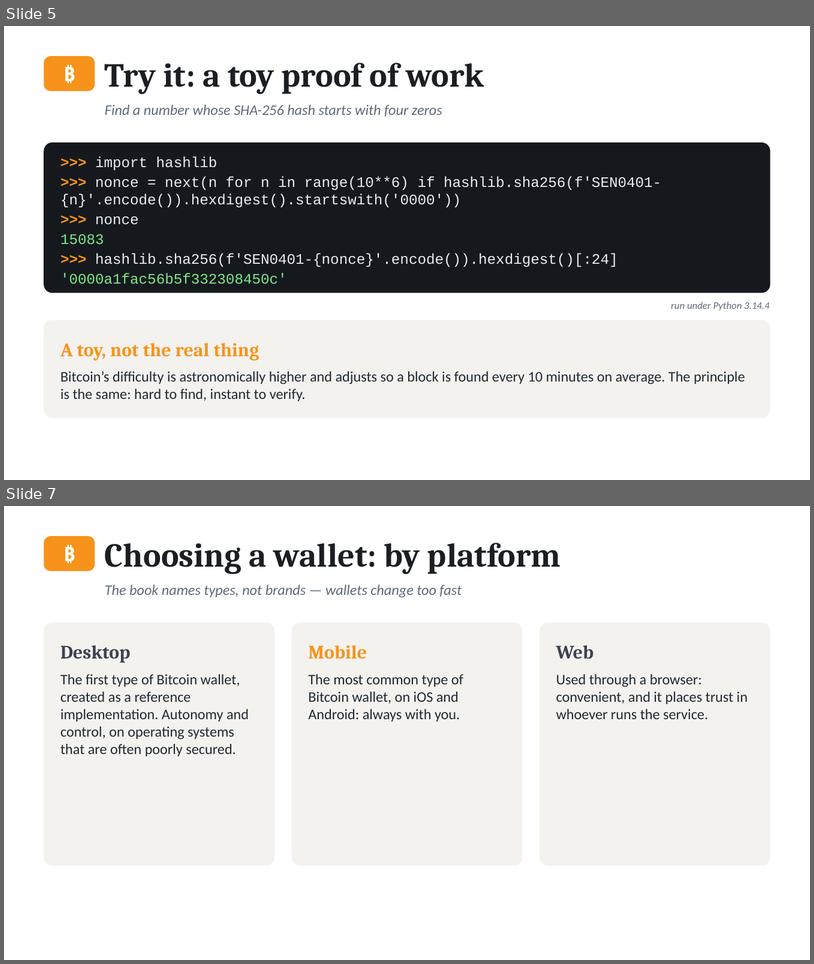
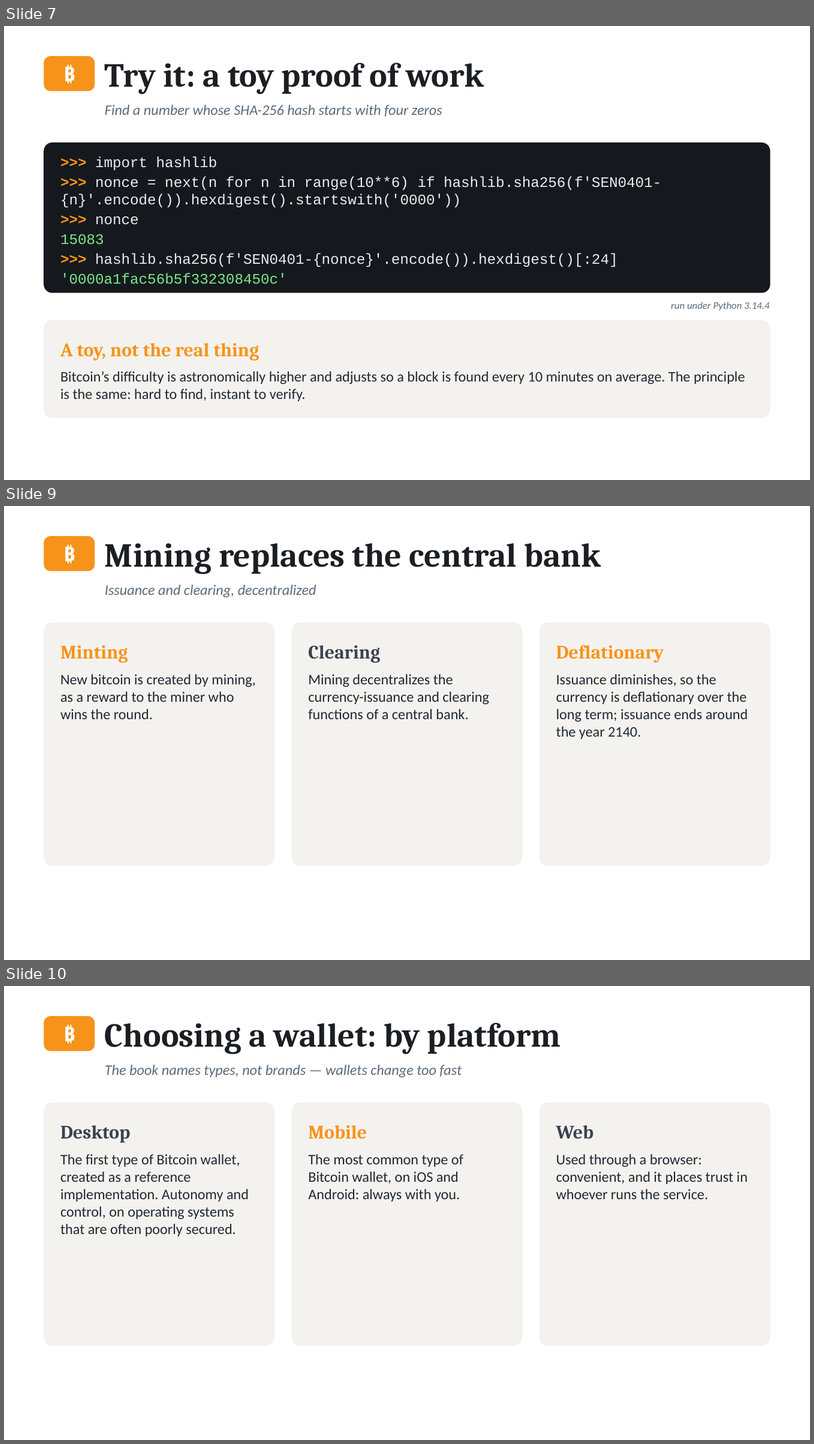
Before and after one commit to altunelyusuf/SEN0401, a slide deck: 03-materials/ch01/SEN0401_Ch01_Introduction_3e.pptx. Shown one above the other, each under a label of ours: slides 5 and 7 before the commit, slides 7, 9 and 10 after it; the slides between them are not shown. The pictures are 814x964 and 814x1444 pixels, drawn with LibreOffice and Linux fonts; fonts in the diff are those of the drawing. Boxes give left, top, right and bottom in pixels: in the first picture for what was removed or moved away, otherwise in the second. Text is boxed around its words. In the diff, an @@ line names an element or a change of style, - is before the commit and + after.

```diff
--- a/03-materials/ch01/SEN0401_Ch01_Introduction_3e.pptx
+++ b/03-materials/ch01/SEN0401_Ch01_Introduction_3e.pptx
@@ slide 9 added at box(4, 506, 810, 960), background #FFFFFF @@
@@ rounded rectangle added at box(44, 537, 95, 571), fill #F7931A, outline #F7931A 1 pt @@
@@ text added at box(44, 537, 95, 571), 18 pt, text #FFFFFF, bold @@
+₿
@@ text added at box(105, 543, 601, 574), 30 pt, text #1B1F24, bold @@
+Mining replaces the central bank
@@ text added at box(105, 585, 317, 597), 13 pt, text #5B6B7B, italic @@
+Issuance and clearing, decentralized
@@ rounded rectangle added at box(44, 623, 274, 865), fill #F4F2EE, outline #F4F2EE 1 pt @@
@@ rounded rectangle added at box(293, 623, 522, 865), fill #F4F2EE, outline #F4F2EE 1 pt @@
@@ rounded rectangle added at box(540, 623, 770, 865), fill #F4F2EE, outline #F4F2EE 1 pt @@
@@ text added at box(60, 645, 128, 663), 17 pt, text #F7931A, bold @@
+Minting
@@ text added at box(308, 645, 380, 663), 17 pt, text #3A4250, bold @@
+Clearing
@@ text added at box(557, 645, 665, 663), 17 pt, text #F7931A, bold @@
+Deflationary
@@ text added at box(60, 674, 256, 719), 13 pt, text #1F2933 @@
+New bitcoin is created by mining, as a reward to the miner who wins the round.
@@ text added at box(308, 674, 489, 719), 13 pt, text #1F2933 @@
+Mining decentralizes the currency-issuance and clearing functions of a central bank.
@@ text added at box(557, 674, 749, 739), 13 pt, text #1F2933 @@
+Issuance diminishes, so the currency is deflationary over the long term; issuance ends around the year 2140.
@@ what was slide 5 is now slide 7 @@
@@ what was slide 7 is now slide 10 @@
```
Also in this commit, not shown: 2 slides changed, 4 other slides added, 31 other files.
